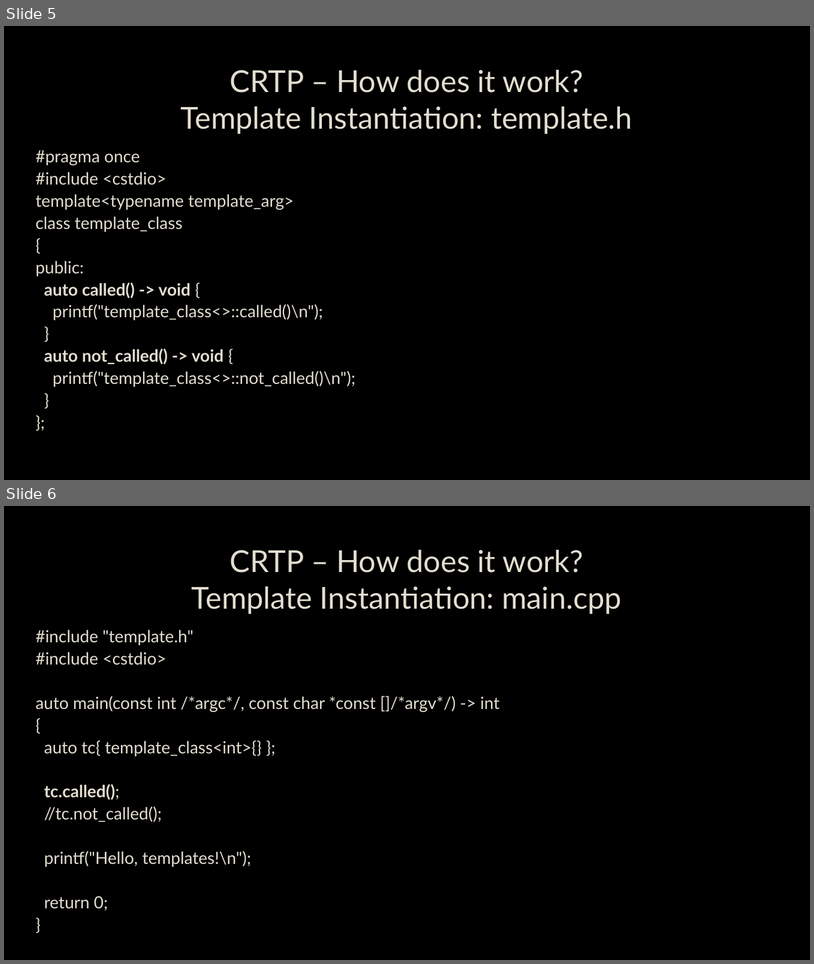
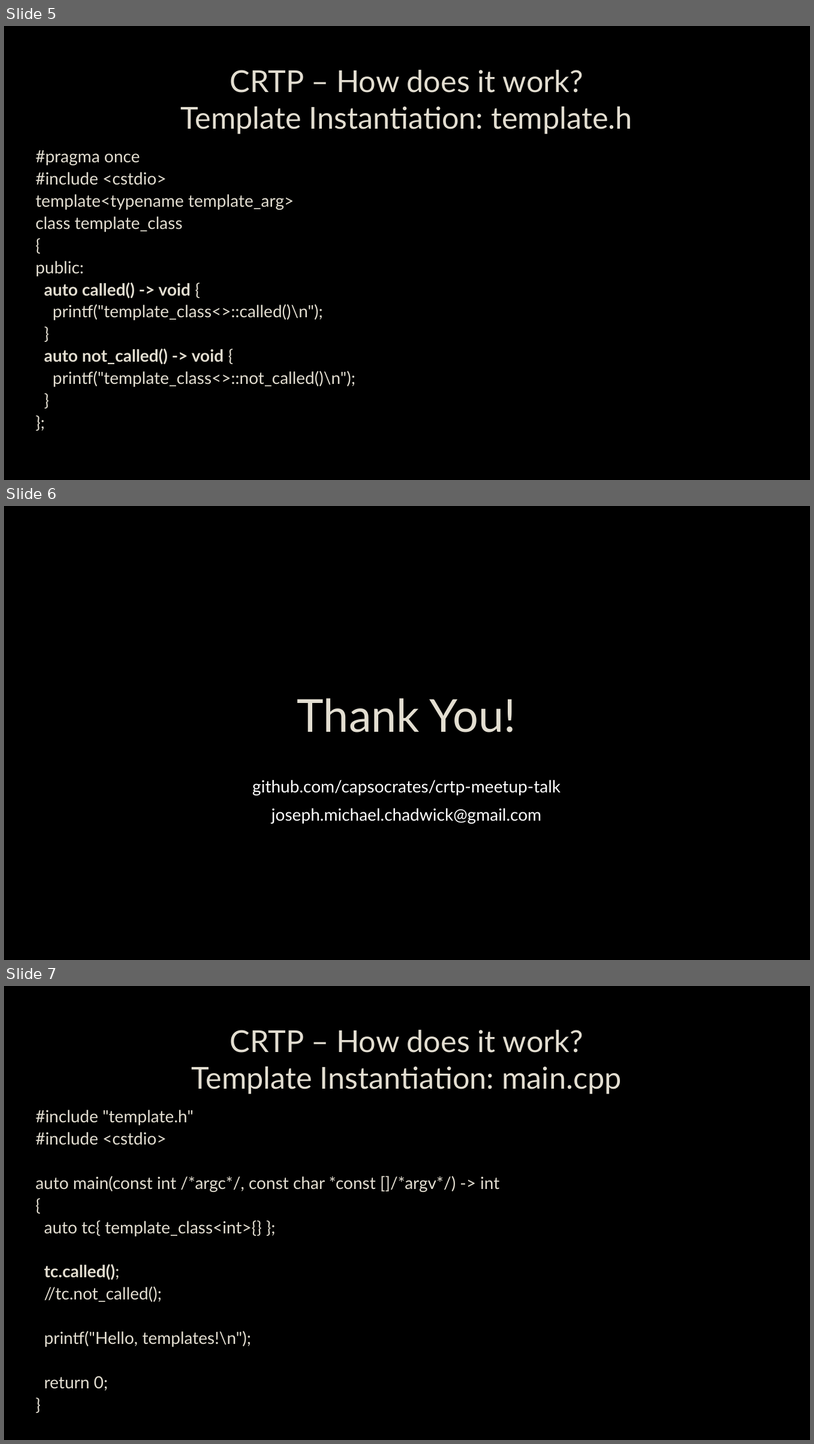
Before and after one commit to capsocrates/crtp-meetup-talk, a slide deck: CRTP.pptx. Shown one above the other, each under a label of ours: slides 5 and 6 before the commit, slides 5, 6 and 7 after it. The pictures are 814x964 and 814x1444 pixels, drawn with LibreOffice and Linux fonts; fonts in the diff are those of the drawing; background and template pictures are left out. Boxes give left, top, right and bottom in pixels: in the first picture for what was removed or moved away, otherwise in the second. Text is boxed around its words. In the diff, an @@ line names an element or a change of style, - is before the commit and + after.

```diff
--- a/CRTP.pptx
+++ b/CRTP.pptx
@@ slide 6 added at (4, 506, 810, 960), background picture (left out) @@
@@ title added at (297, 698, 516, 732), 54 pt, text #E3DED1 @@
+Thank You!
@@ subtitle added at (252, 780, 561, 823), 20 pt, text #FFFFFF @@
+github.com/capsocrates/crtp-meetup-talk
+joseph.michael.chadwick@gmail.com
@@ what was slide 6 is now slide 7 @@
```
Also in this commit, not shown: 1 slide changed.
